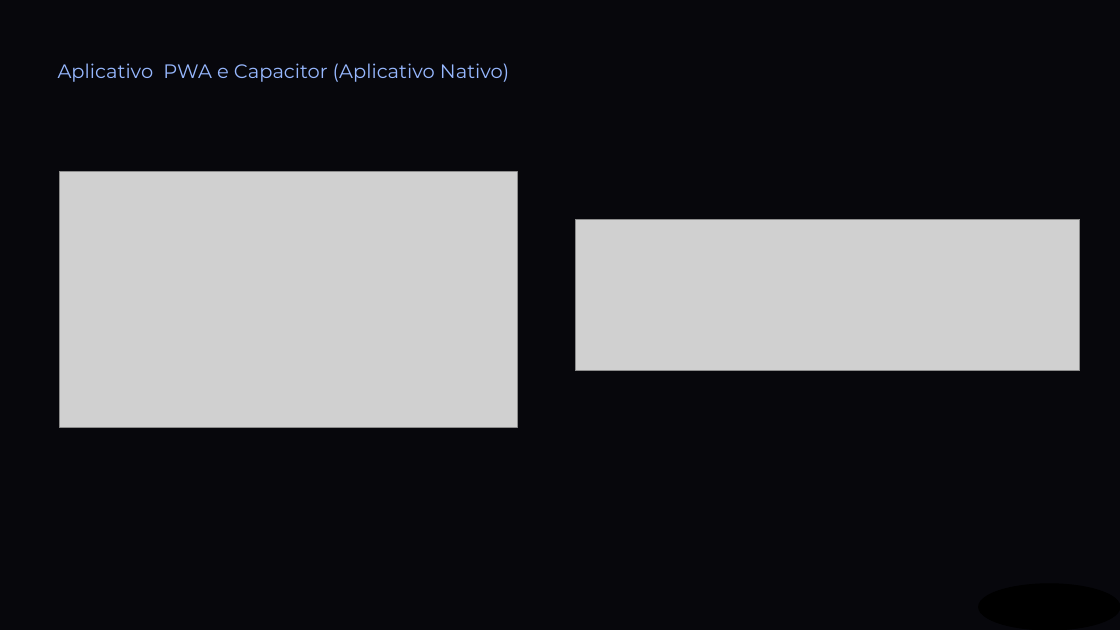
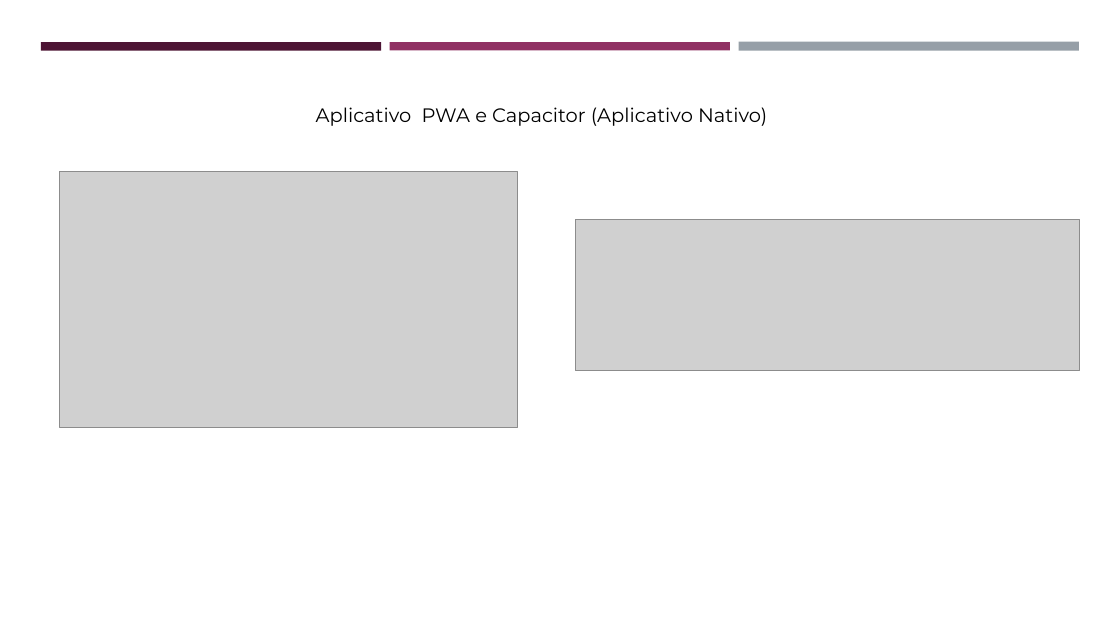
Before and after one commit to z12guilherme/gestao_atipicos, a slide deck: slide 10 of tcc/TCC - Slides.pptx. Drawn at 1120x630 pixels with LibreOffice and Linux fonts; fonts in the diff are those of the drawing; grey boxes stand for pictures; background and template pictures are left out; a plain dark background stands for a picture behind light text. Boxes give left, top, right and bottom in pixels: in the first picture for what was removed or moved away, otherwise in the second. Text is boxed around its words. In the diff, an @@ line names an element or a change of style, - is before the commit and + after.

```diff
--- a/tcc/TCC - Slides.pptx
+++ b/tcc/TCC - Slides.pptx
@@ background picture (left out) to #FFFFFF @@
@@ rectangle removed at [0, 0, 1120, 630] @@
@@ rectangle added at [41, 42, 382, 50], fill #4D1434 @@
@@ rectangle added at [390, 42, 730, 50], fill #903163 @@
@@ rectangle added at [738, 42, 1079, 51], fill #969FA7 @@
@@ text "Aplicativo PWA e Capacitor (Aplicativo ...": place and size @@
-text "Aplicativo PWA e Capacitor (Aplicativo ..." at [58, 63, 509, 82]
+text "Aplicativo PWA e Capacitor (Aplicativo ..." at [316, 107, 767, 126]
@@ text "Aplicativo PWA e Capacitor (Aplicativo ..." at [316, 107, 767, 126]: text colour #97B8FF to #000000 @@
@@ ellipse removed at [979, 584, 1120, 630] @@
```
Also in this commit, not shown: 11 other slides changed, 1 other file.
